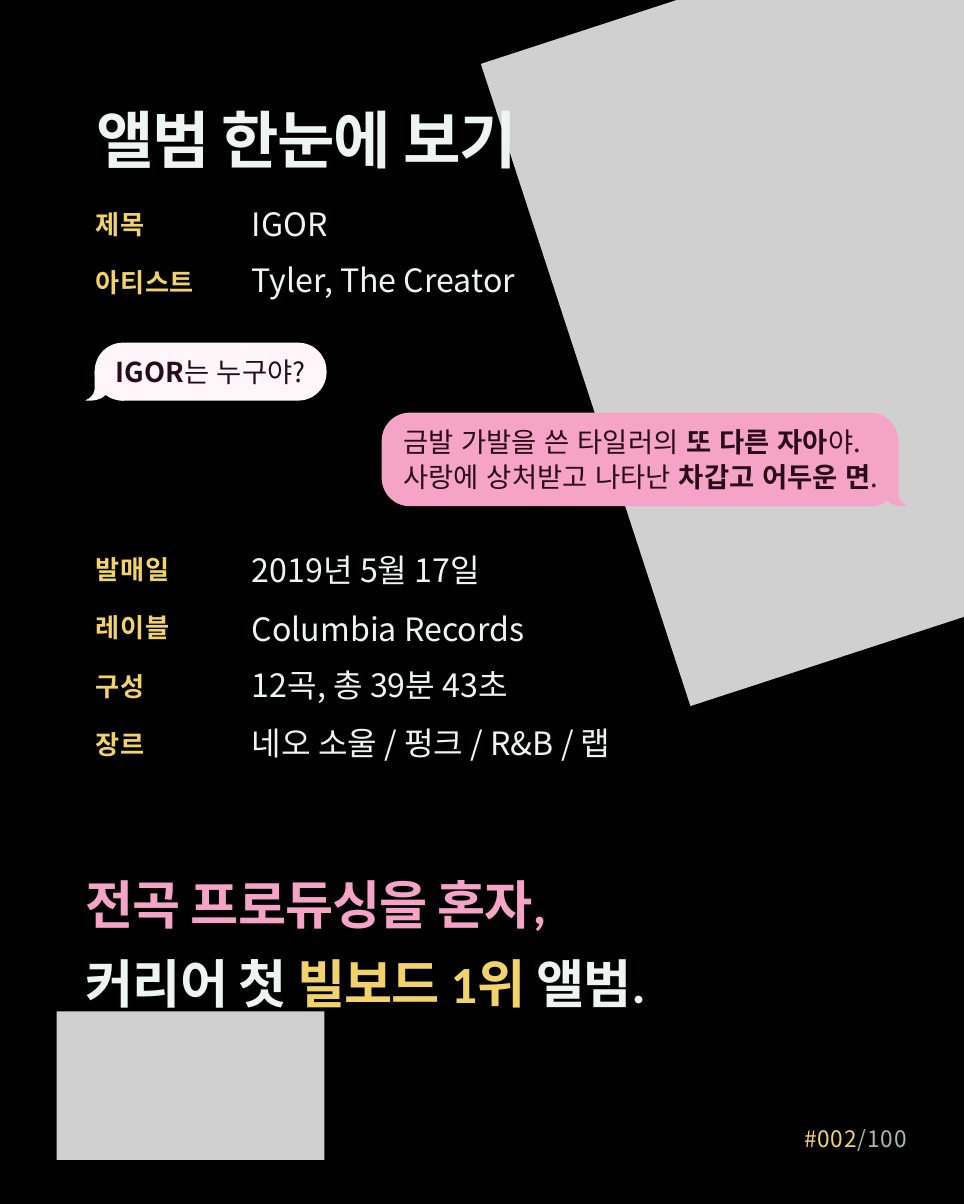
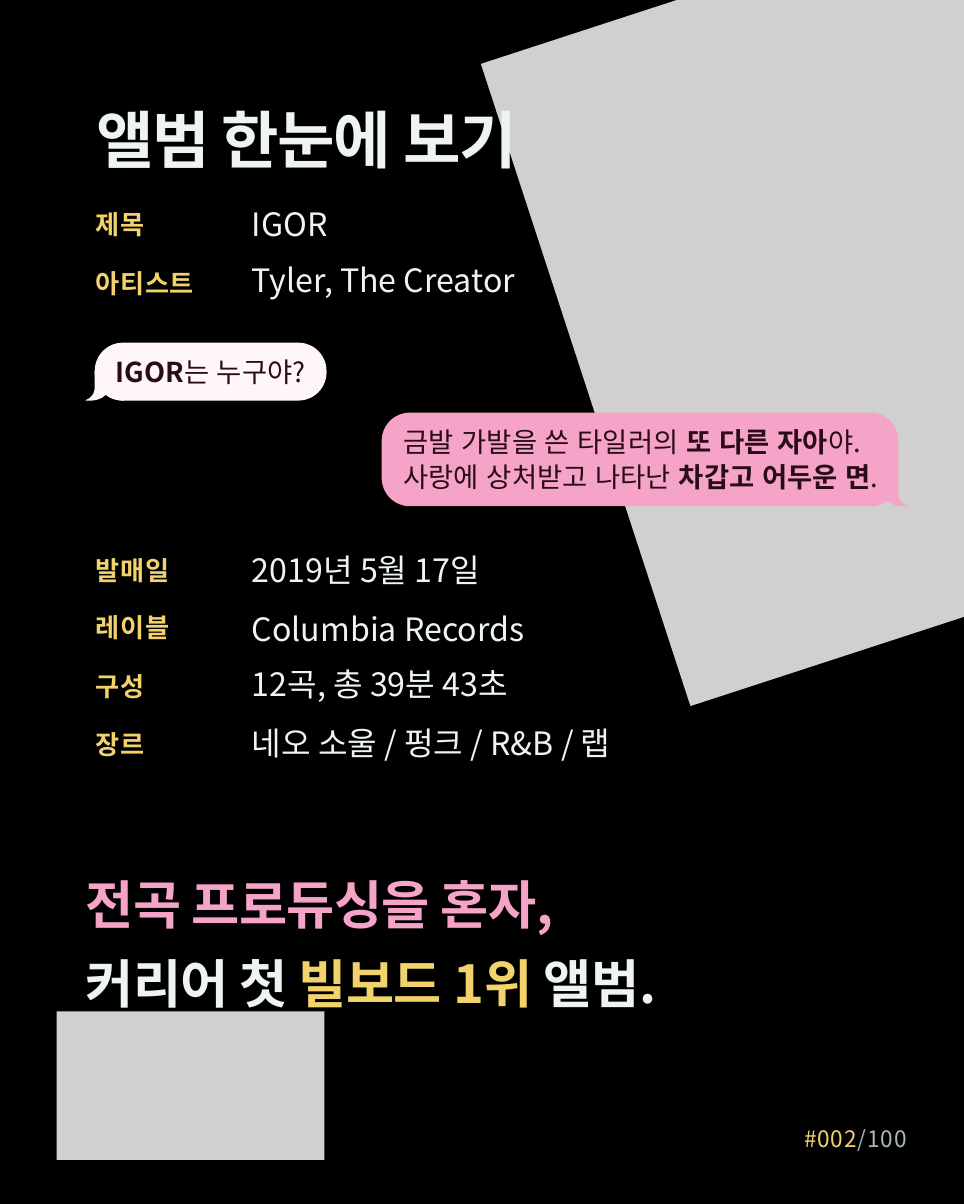
Before and after one commit to yeezyismygoat-pixel/ClaudeRep, a slide deck: slide 2 of IGOR_명반002_초안.pptx. Drawn at 964x1204 pixels with LibreOffice and Linux fonts; fonts in the diff are those of the drawing; grey boxes stand for pictures. Boxes give left, top, right and bottom in pixels: in the first picture for what was removed or moved away, otherwise in the second. Text is boxed around its words. In the diff, an @@ line names an element or a change of style, - is before the commit and + after.

```diff
--- a/IGOR_명반002_초안.pptx
+++ b/IGOR_명반002_초안.pptx
@@ text "전곡 프로듀싱을 혼자," at [86,880,657,1016]: font Calibri to Noto Sans CJK KR, letter spacing -0.9 to -0.6 pt @@
```
Also in this commit, not shown: 1 other slide changed, 1 other file.
